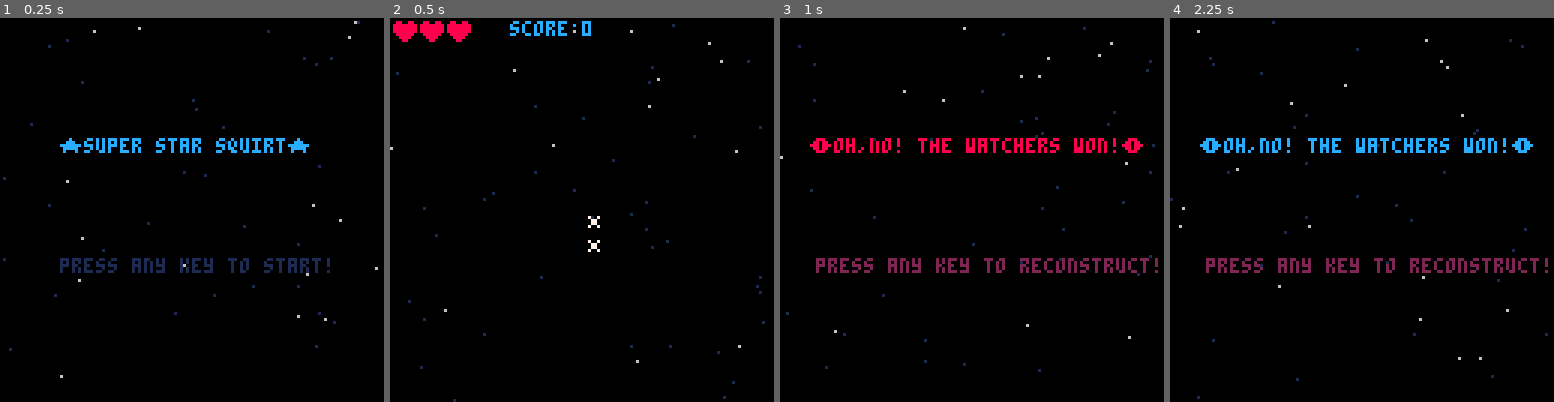
Above: before the commit, frames 1-4 (left to right).
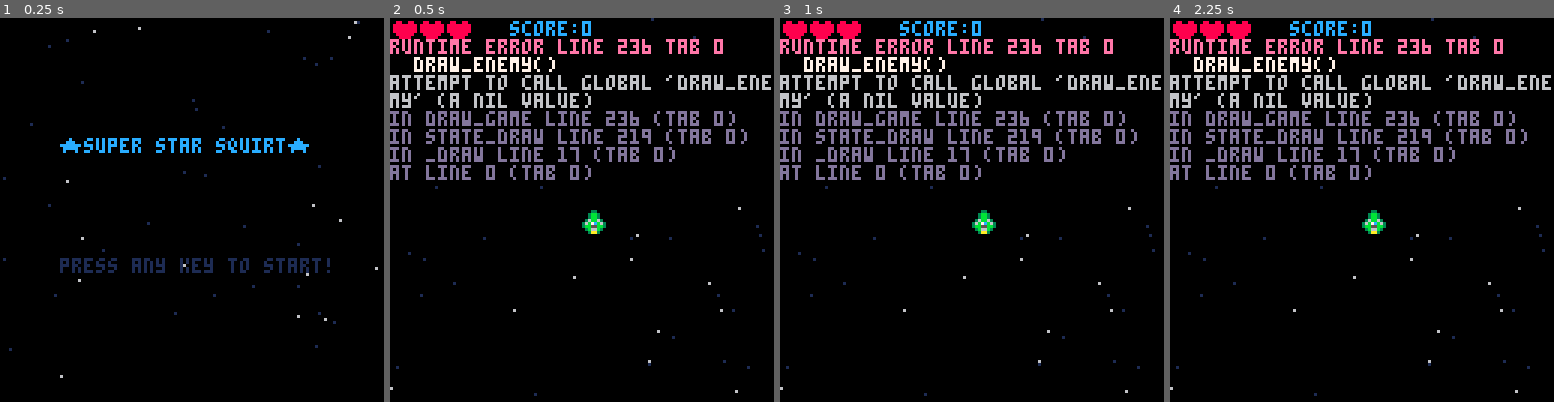
Above: after the commit, the same moments.

Repository: Slyfree3/Pixil-projects
Game: PICO-8 cartridge projects/shmup.p8
The game is run twice, just before and just after one commit, with the same random seed, the same clock (stepped at 60 frames per second) and the same inputs.
Inputs:
- Up to frame 1 (0.25 s): no input
- Up to frame 2 (0.5 s): tap X (X key) at 0.33 s
- Up to frame 3 (1 s): tap O (Z key) at 0.7 s
- Up to frame 4 (2.25 s): tap X (X key) at 1.07, 1.85 s; hold Right 1.6-2.1 s; tap O (Z key) at 1.7, 2.1 s; hold Up from 2.15 s (still down)

Frame 1 is identical in both runs. In frame 2, 9.8% of the frame differs, in the area x 0-100%, y 0-100%; in frame 3, 13%; in frame 4, 13%.
Error after the commit: runtime error line 236 tab 0; draw_enemy(); attempt to call global 'draw_enemy' (a nil value)

Commit message:
draw game

Diff:
--- a/projects/draw_game.lua
+++ b/projects/draw_game.lua
@@ -14,10 +14,15 @@
   cls()          -- clear screen with dark blue
   draw_stars()
   draw_ship()   -- draw sprite #1 at coordinates x, y
-		draw_bullet() -- draw sprite for bullet
-		draw_exhaust()
-		draw_score()
-		draw_heart()
+  draw_bullet() -- draw sprite for bullet
+  draw_exhaust()
+  draw_score()
+  draw_heart()
+  draw_enemy()
+end
+
+function draw_sprite(myspr)
+    spr(myspr.spr, myspr.x, myspr.y)
 end
 
 function draw_start()
@@ -28,7 +33,7 @@
 
 
 function draw_ship()
-  spr(shipspr, ship.x, ship.y)
+  draw_sprite(ship)
 
   if muzzle>0 then
   	circfill(ship.x+3,ship.y-1,muzzle,7)
@@ -36,15 +41,14 @@
 end
 
 function draw_exhaust()
-		spr(exaustspr, ship.x, ship.y+8)
+	spr(exaust.spr, ship.x, ship.y+8)
 end
 
 function draw_bullet()
-		for i=1,#bullet do
-			local newbul=bullet[i]
-			newbul.spr=16
-			spr(bullet.spr,newbul.x,newbul.y)
-		end
+	for i=1,#bullet do
+		local newbul=bullet[i]
+		draw_sprite(newbul)
+	end
 end
 
 function draw_over()
